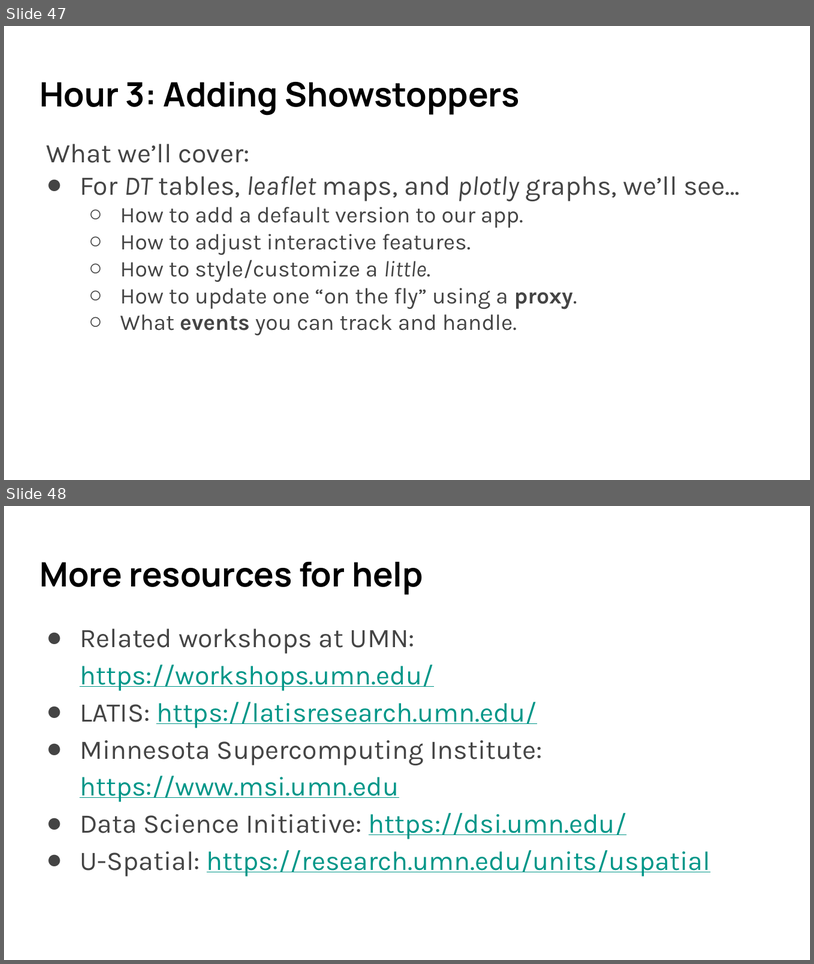
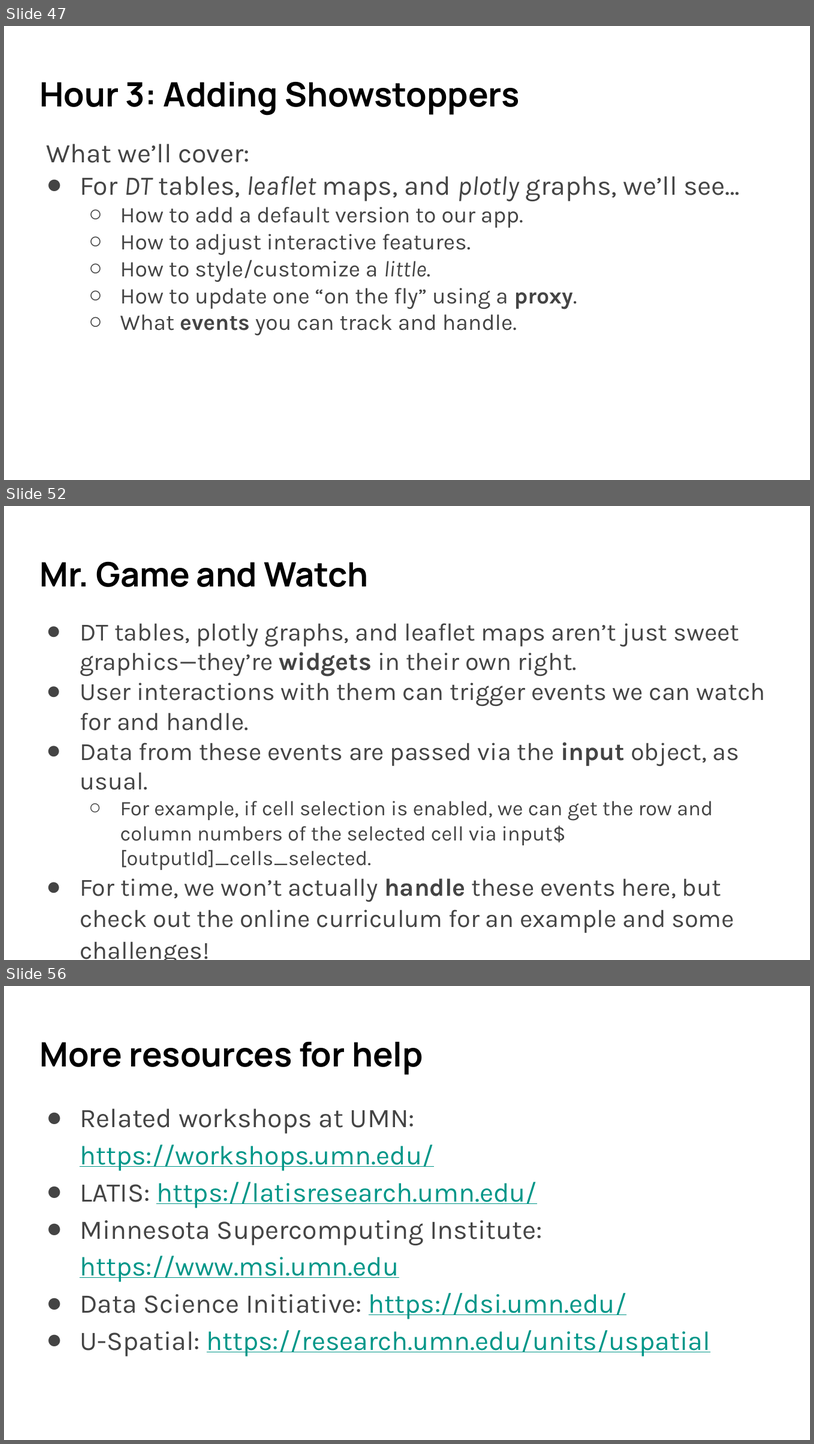
Before and after one commit to umn-dash/r-shiny, a slide deck: instructors/files/SWC slides R Shiny 2024 Fall.pptx. Shown one above the other, each under a label of ours: slides 47 and 48 before the commit, slides 47, 52 and 56 after it; the slides between them are not shown. The pictures are 814x964 and 814x1444 pixels, drawn with LibreOffice and Linux fonts; fonts in the diff are those of the drawing. Boxes give left, top, right and bottom in pixels: in the first picture for what was removed or moved away, otherwise in the second. Text is boxed around its words. In the diff, an @@ line names an element or a change of style, - is before the commit and + after.

```diff
--- a/instructors/files/SWC slides R Shiny 2024 Fall.pptx
+++ b/instructors/files/SWC slides R Shiny 2024 Fall.pptx
@@ slide 52 added at [4, 506, 810, 960], background #FFFFFF @@
@@ title added at [39, 562, 369, 587], 30 pt, text #000000, bold @@
+Mr. Game and Watch
@@ text added at [80, 623, 766, 960], 22.2 pt, text #444444 @@
+● DT tables, plotly graphs, and leaflet maps aren’t just sweet graphics—they’re widgets in their own right.
+● User interactions with them can trigger events we can watch for and handle.
+● Data from these events are passed via the input object, as usual.
+  ○ For example, if cell selection is enabled, we can get the row and column numbers of the selected cell via input$[outputId]_cells_selected.
+● For time, we won’t actually handle these events here, but check out the online curriculum for an example and some challenges!
@@ what was slide 48 is now slide 56 @@
```
Also in this commit, not shown: 7 other slides added, 32 other files.
